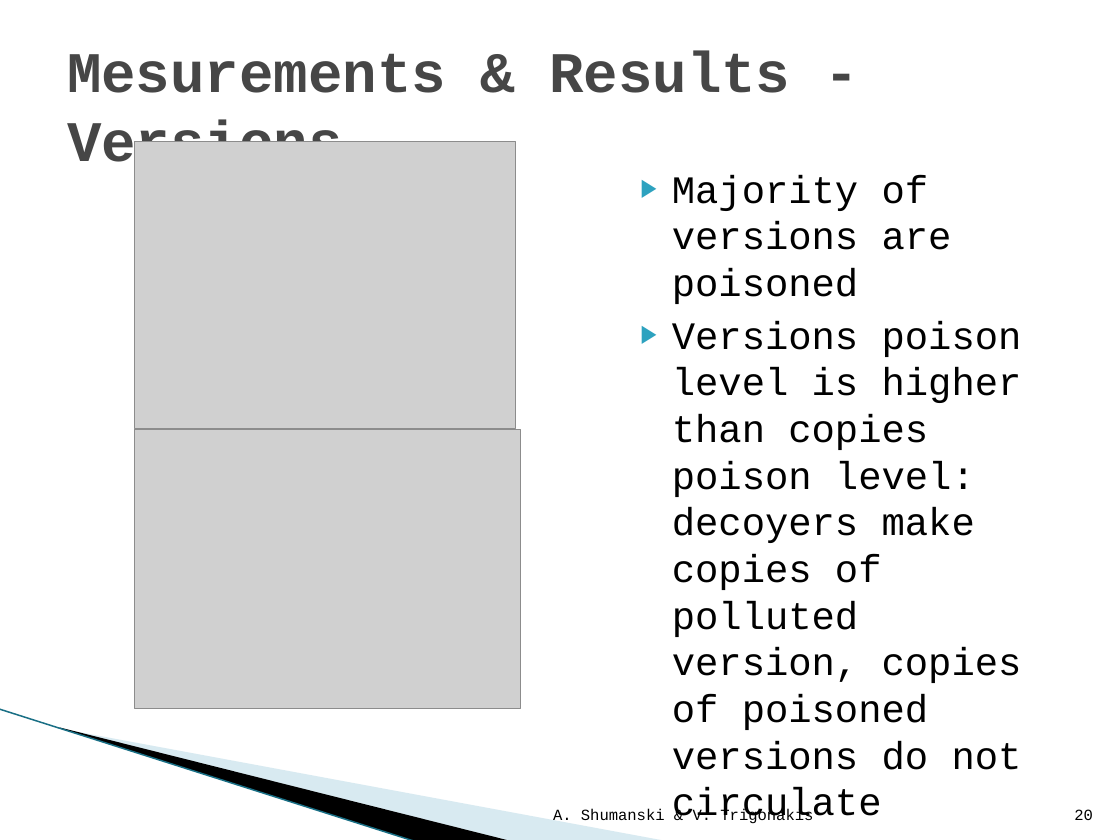
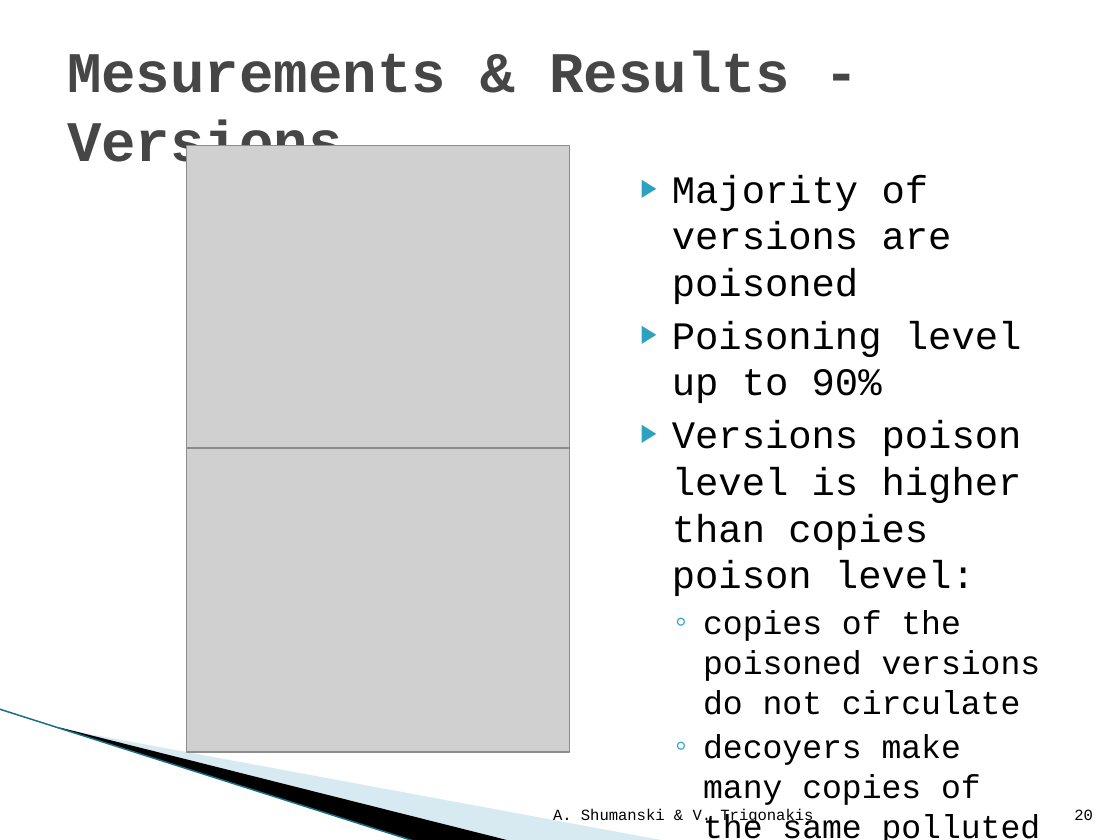
Before and after one commit to WinLAFS/kthsedsav, a slide deck: slide 20 of P2P/labs/documents/presentation/The Index Poisoning Attack in P2P File Sharing.pptx. Drawn at 1120x840 pixels with LibreOffice and Linux fonts; fonts in the diff are those of the drawing; grey boxes stand for pictures; background and template pictures are left out. Boxes give left, top, right and bottom in pixels: in the first picture for what was removed or moved away, otherwise in the second. Text is boxed around its words. In the diff, an @@ line names an element or a change of style, - is before the commit and + after.

```diff
--- a/P2P/labs/documents/presentation/The Index Poisoning Attack in P2P File Sharing.pptx
+++ b/P2P/labs/documents/presentation/The Index Poisoning Attack in P2P File Sharing.pptx
@@ picture: place and size @@
-picture at box(134, 141, 515, 428)
+picture at box(187, 146, 570, 449)
@@ text at box(672, 321, 1041, 840): text changed; size 25 to 21.3 pt @@
-▶ Versions poison level is higher than copies poison level: decoyers make copies of polluted version, copies of poisoned versions do not circulate
+▶ Poisoning level up to 90%
+▶ Versions poison level is higher than copies poison level:
+  ◦ copies of the poisoned versions do not circulate
+  ◦ decoyers make many copies of the same polluted version
@@ picture: place and size @@
-picture at box(134, 429, 520, 708)
+picture at box(187, 448, 570, 752)
```
Also in this commit, not shown: 4 other slides changed.
